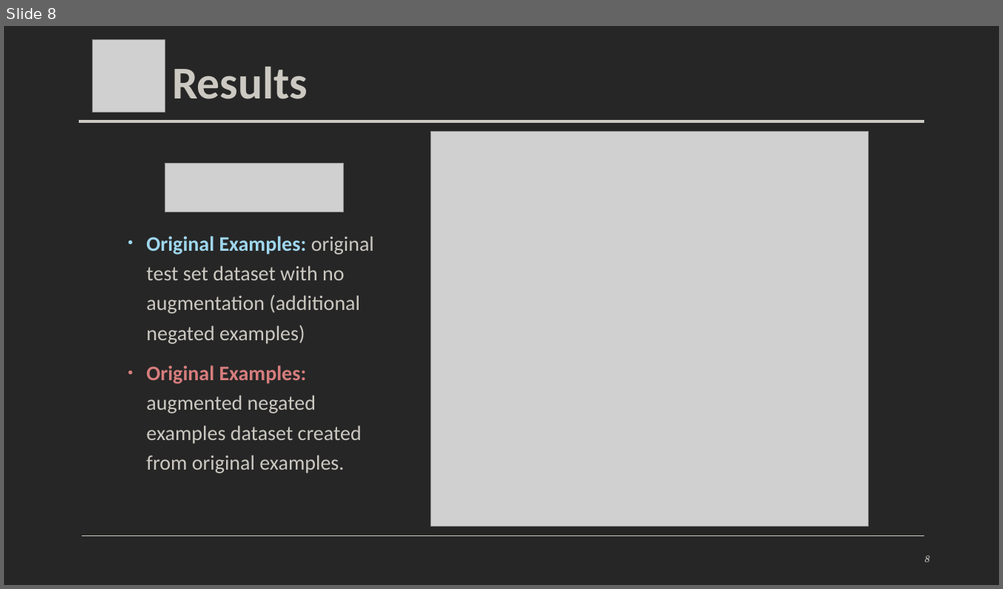
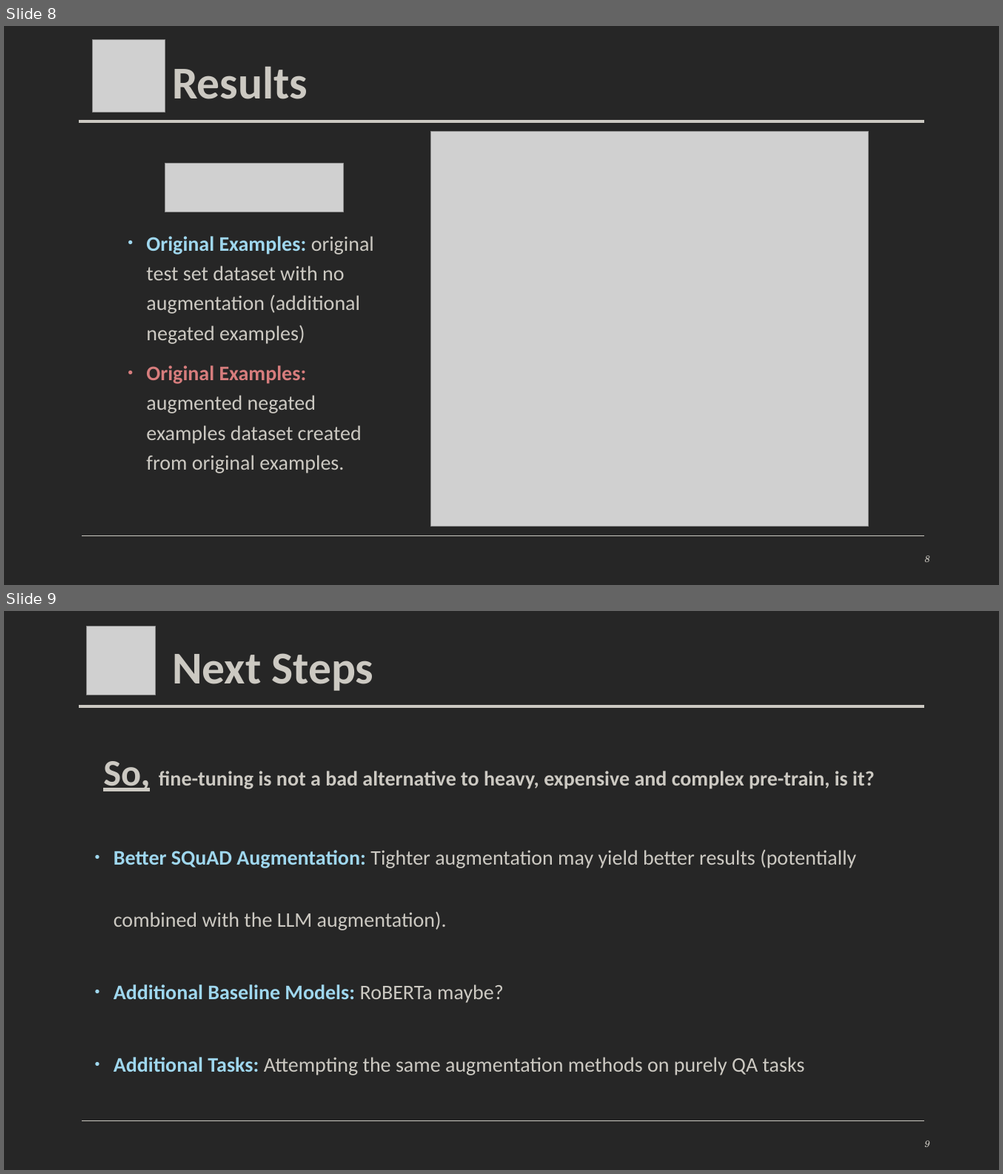
Before and after one commit to shaharoded/BERT-Very-Not, a slide deck: Negation-Aware BERT Fine-Tuning.pptx. Shown one above the other, each under a label of ours: slide 8 before the commit, slides 8 and 9 after it. The pictures are 1003x589 and 1003x1174 pixels, drawn with LibreOffice and Linux fonts; fonts in the diff are those of the drawing; grey boxes stand for pictures. Boxes give left, top, right and bottom in pixels: in the first picture for what was removed or moved away, otherwise in the second. Text is boxed around its words. In the diff, an @@ line names an element or a change of style, - is before the commit and + after.

```diff
--- a/Negation-Aware BERT Fine-Tuning.pptx
+++ b/Negation-Aware BERT Fine-Tuning.pptx
@@ slide 9 added at (x1=4, y1=611, x2=999, y2=1170), background #262626; not listed: 1 template element that a slide beside it also shows @@
@@ picture added at (x1=87, y1=627, x2=156, y2=695) @@
@@ title added at (x1=172, y1=653, x2=373, y2=691), 44 pt, text #CCC9C2, bold @@
+Next Steps
@@ line added from (79, 706) to (924, 706), #CCC9C2 3 pt @@
@@ text added at (x1=103, y1=761, x2=874, y2=792), 20 pt, text #CCC9C2, bold @@
+So, fine-tuning is not a bad alternative to heavy, expensive and complex pre-train, is it?
@@ text added at (x1=114, y1=850, x2=856, y2=1076), 20 pt, text #CCC9C2 @@
+• Better SQuAD Augmentation: Tighter augmentation may yield better results (potentially combined with the LLM augmentation).
+• Additional Baseline Models: RoBERTa maybe?
+• Additional Tasks: Attempting the same augmentation methods on purely QA tasks
@@ page number added at (x1=925, y1=1141, x2=930, y2=1147), 9 pt, text #CCC9C2, italic @@
+9
```
Also in this commit, not shown: 1 slide changed.
